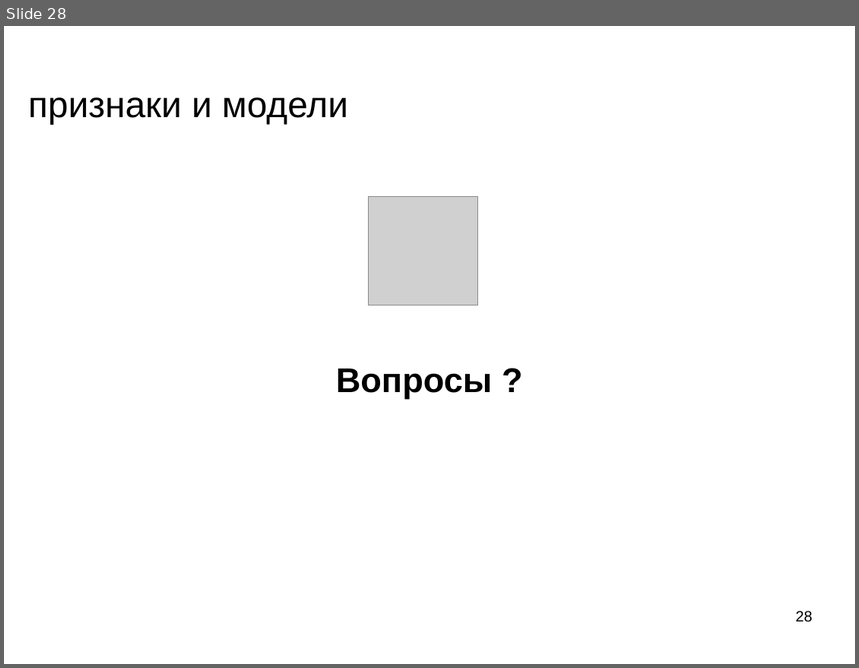
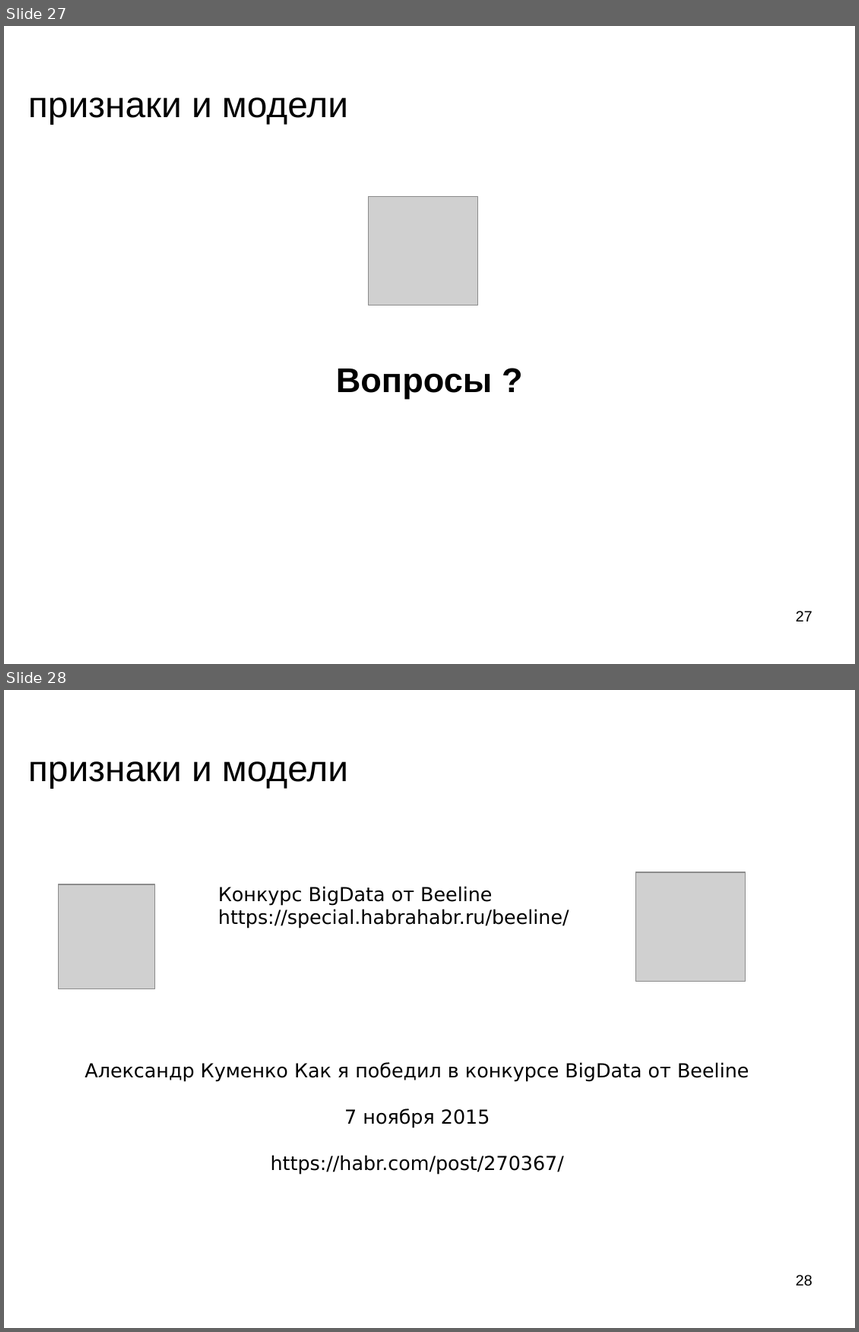
Before and after one commit to mechanoid5/ml_lectorium_legacy, a slide deck: 12-fetch-model.odp. Shown one above the other, each under a label of ours: slide 28 before the commit, slides 27 and 28 after it. The pictures are 859x668 and 859x1332 pixels, drawn with LibreOffice and Linux fonts; fonts in the diff are those of the drawing; grey boxes stand for pictures; background and template pictures are left out. Boxes give left, top, right and bottom in pixels: in the first picture for what was removed or moved away, otherwise in the second. Text is boxed around its words. In the diff, an @@ line names an element or a change of style, - is before the commit and + after.

```diff
--- a/12-fetch-model.odp
+++ b/12-fetch-model.odp
@@ slide 28 added at (4, 690, 855, 1328), background picture (left out) @@
@@ title added at (28, 761, 348, 788), 33.9 pt, text #000000 @@
+признаки и модели
@@ picture added at (59, 885, 155, 989) @@
@@ text added at (218, 886, 569, 929), 18 pt, text #000000 @@
+Конкурс BigData от Beeline
+https://special.habrahabr.ru/beeline/
@@ picture added at (636, 872, 747, 982) @@
@@ text added at (85, 1062, 749, 1175), 18 pt, text #000000 @@
+Александр Куменко Как я победил в конкурсе BigData от Beeline
+7 ноября 2015
+https://habr.com/post/270367/
@@ page number added at (796, 1275, 813, 1287), 14 pt, text #000000 @@
+28
@@ what was slide 28 is now slide 27 @@
@@ page number at (796, 611, 813, 622): text changed @@
-28
+27
```
Also in this commit, not shown: 2 slides removed, 6 other files.
